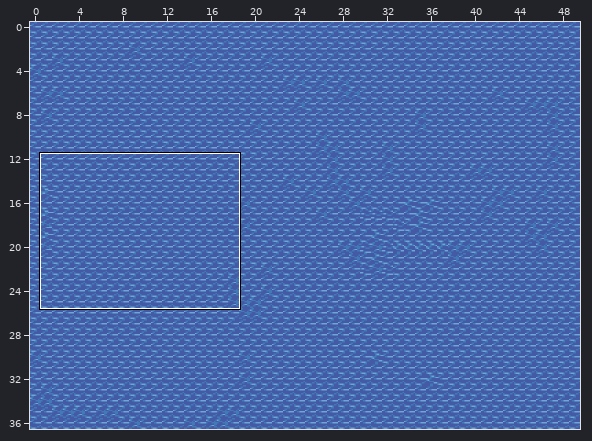
Level history. Tiled map: android/assets/levels/level2-2.tmx. Above: a wide view before the commit, with the close-up outlined.
Close-up. The starting point:
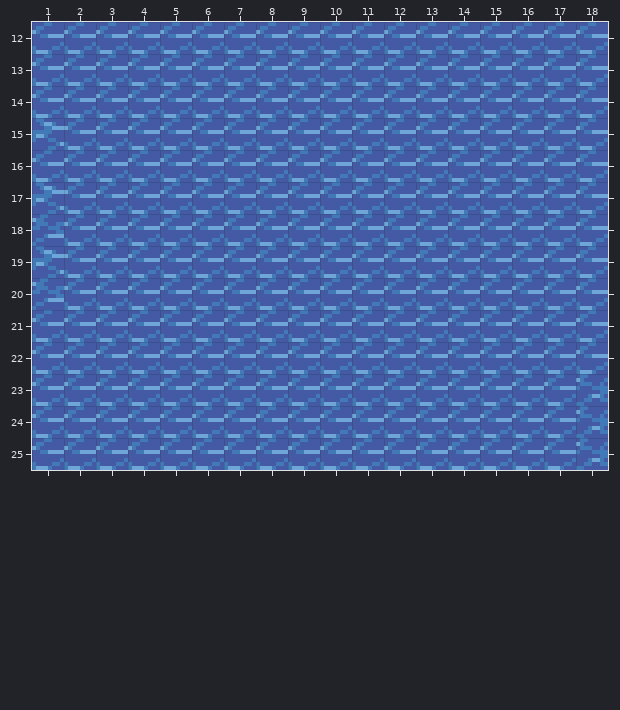
Cells are 16x16 px. Shown: x 1..18, y 12..25. The commit also changed other parts of the map, which this record leaves out.
After:
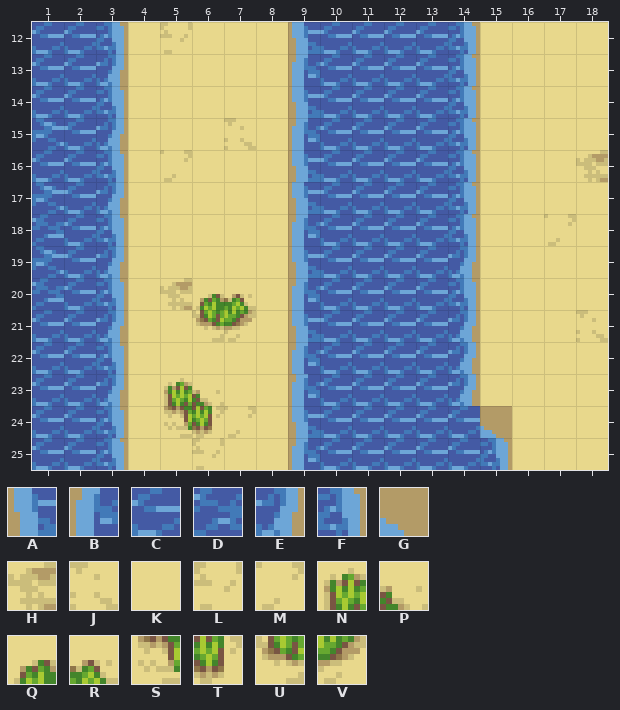
Key: from "beach_tileset": A 8, B 40, C 44, D 77, E 193, F 225, G 401, H 774, J 777, K 782, L 803, M 813, N 1170, P 1171, Q 1172, R 1173, S 1202, T 1203, U 1204, V 1205.
_ is an empty cell.
From old to new:
Layer "Tile Layer 1":
The edit turns tile C into tile A in row 12 at x 9; in row 14 at x 9; in rows 16 to 17 at x 9; in row 19 at x 9; in row 21 at x 9; in row 24 at x 9.
The edit turns tile C into tile B in row 13 at x 9; in row 15 at x 9; in row 18 at x 9; in row 20 at x 9; in rows 22 to 23 at x 9; in row 25 at x 9.
The edit turns tile C into tile E in row 13 at x 3; in row 15 at x 3; in row 17 at x 3; in row 19 at x 3 and 14; in row 21 at x 3 and 14; in row 22 at x 14.
The edit turns tile C into tile E in row 23 at x 3 and 14.
The edit turns tile C into tile F in row 12 at x 3 and 14; in row 13 at x 14; in row 14 at x 3 and 14; in row 15 at x 14; in row 16 at x 3 and 14; in row 17 at x 14.
The edit turns tile C into tile F in row 18 at x 3 and 14; in row 20 at x 3 and 14; in row 22 at x 3; in row 24 at x 3; in row 25 at x 3 and 15.
The edit turns tile C into tile G in row 24 at x 15.
The edit turns tile C into tile H in row 16 at x 18; in row 20 at x 5.
The edit turns tile C into tile J in row 15 at x 7; in row 21 at x 18.
The edit turns tile C into tile K in row 12 at x 4, 6 to 8 and 15 to 18; in rows 13 to 14 at x 4 to 8 and 15 to 18; in row 15 at x 4 to 6, 8 and 15 to 18; in row 16 at x 4, 6 to 8 and 15 to 17; in row 17 at x 4 to 8 and 15 to 18; in row 18 at x 4 to 8, 15 to 16 and 18.
The edit turns tile C into tile K in row 19 at x 4 to 8 and 15 to 18; in row 20 at x 4, 8 and 15 to 18; in row 21 at x 4 to 5, 8 and 15 to 17; in row 22 at x 4 to 8 and 15 to 18; in row 23 at x 4, 7 to 8 and 15 to 17; in row 24 at x 4, 8 and 16 to 17.
The edit turns tile C into tile K in row 25 at x 4 to 5, 7 to 8 and 16 to 17.
The edit turns tile D into tile K in rows 23 to 25 at x 18.
The edit turns tile C into tile L in row 12 at x 5; in row 25 at x 6.
The edit turns tile C into tile M in row 16 at x 5; in row 18 at x 17; in row 24 at x 7.
The edit turns tile C into tile N in row 23 at x 5.
The edit turns tile C into tile P in row 23 at x 6.
The edit turns tile C into tile Q in row 20 at x 6.
The edit turns tile C into tile R in row 20 at x 7.
The edit turns tile C into tile S in row 24 at x 5.
The edit turns tile C into tile T in row 24 at x 6.
The edit turns tile C into tile U in row 21 at x 6.
The edit turns tile C into tile V in row 21 at x 7.
Changed places in both close-ups, as pixel boxes (x1, y1, x2, y2):
changed: (96, 22, 320, 470)
changed: (448, 22, 608, 470)
